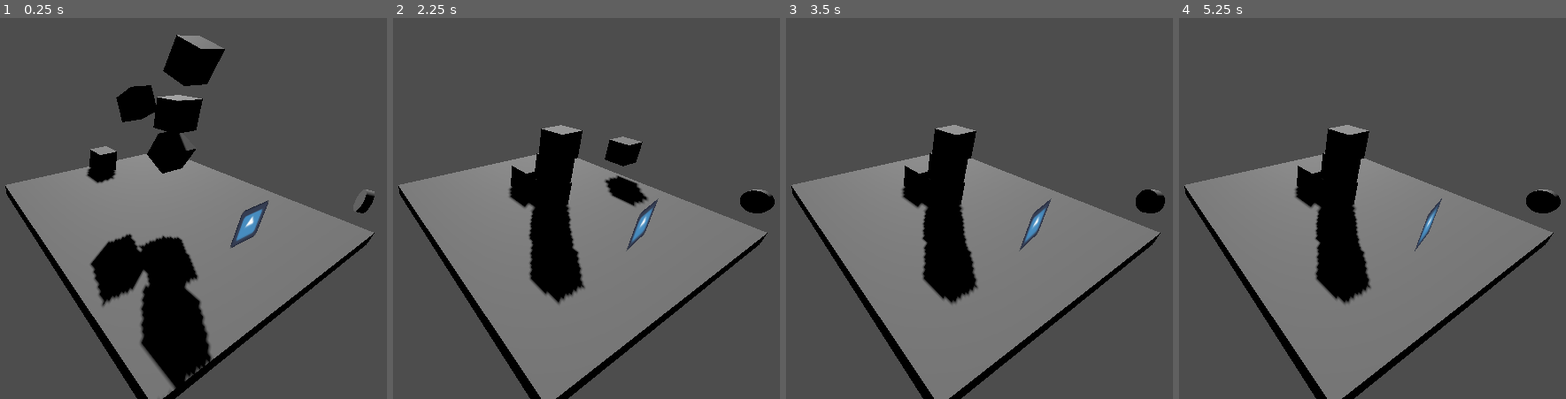
Above: before the commit, frames 1-4 (left to right).
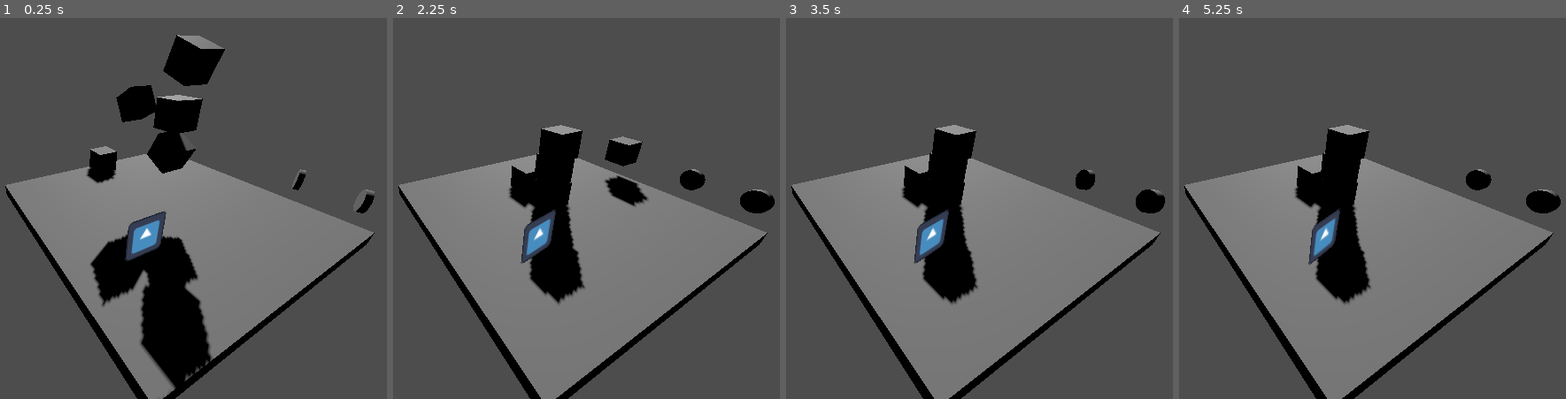
Above: after the commit, the same moments.

Repository: anaktas24/Godot-3D
Game: Godot game, scene res://level1.tscn
Same seed, same stepped clock (60 frames per second), same inputs: the game is played once before the commit and once after it. The engine's default icon, where the game draws it, is replaced by a stand-in: a white triangle on a blue panel in a dark square.
Inputs:
- Up to frame 1 (0.25 s): no input
- Up to frame 2 (2.25 s): tap Enter (ui_accept) at 0.5, 0.77, 1.52 s; hold Right (ui_right) 0.53-1.28 s; hold Down (ui_down) 1.28-2.03 s; hold Right (ui_right) from 2.03 s (still down)
- Up to frame 3 (3.5 s): release Right (ui_right) at 2.78 s; hold Up (ui_up) from 2.78 s (still down); tap Enter (ui_accept) at 3.02 s
- Up to frame 4 (5.25 s): release Up (ui_up) at 3.53 s; hold Left (ui_left) 3.53-5.03 s; tap Enter (ui_accept) at 3.77, 4.52 s; hold Down (ui_down) from 5.03 s (still down)

The runs differ from the first frame. In frame 1, 1.5% of the frame differs, in the area x 32-80%, y 39-64%; in frame 2, 1.3%; in frame 3, 1.2%; in frame 4, 1.1%.

Commit message:
added coin

Diff:
--- a/Icon.gd
+++ b/Icon.gd
@@ -1,7 +1,5 @@
 extends Sprite3D
 
-
-var coin1 =6
 var coins  =5
 var player_name = "robot"
 var hearts = 3.5
--- a/level1.tscn
+++ b/level1.tscn
@@ -49,9 +49,12 @@
 transform = Transform3D(1, 0, 0, 0, 0.869348, 0.4942, 0, -0.4942, 0.869348, 0, 3.83365, -2.11888)
 
 [node name="Icon" type="Sprite3D" parent="."]
-transform = Transform3D(1, 0, 0, 0, 1, 0, 0, 0, 1, 0, 1.0527, 3.30969)
+transform = Transform3D(1, 0, 0, 0, 1, 0, 0, 0, 1, -2.94655, 1.0527, 2.25012)
 texture = ExtResource("3_tcjo3")
 script = ExtResource("4_xnrw1")
 
 [node name="Coin1" parent="." instance=ExtResource("5_b6ubc")]
+transform = Transform3D(0.00272801, -0.103694, -0.994605, -0.999654, -0.0262991, 0, -0.0261572, 0.994261, -0.10373, 1.90105, 2.03429, 3.34904)
+
+[node name="Coin2" parent="." instance=ExtResource("5_b6ubc")]
 transform = Transform3D(0.00272801, -0.103694, -0.994605, -0.999654, -0.0262991, 0, -0.0261572, 0.994261, -0.10373, 1.90105, 2.03429, 4.83425)
